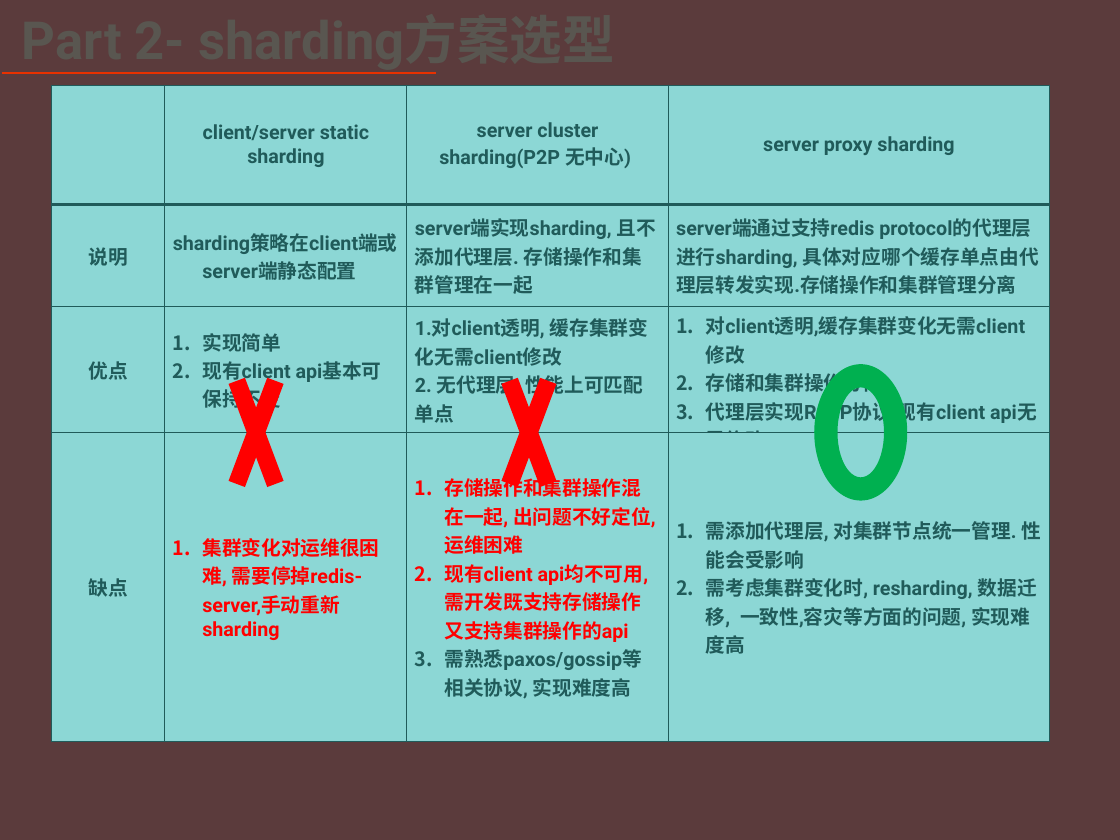
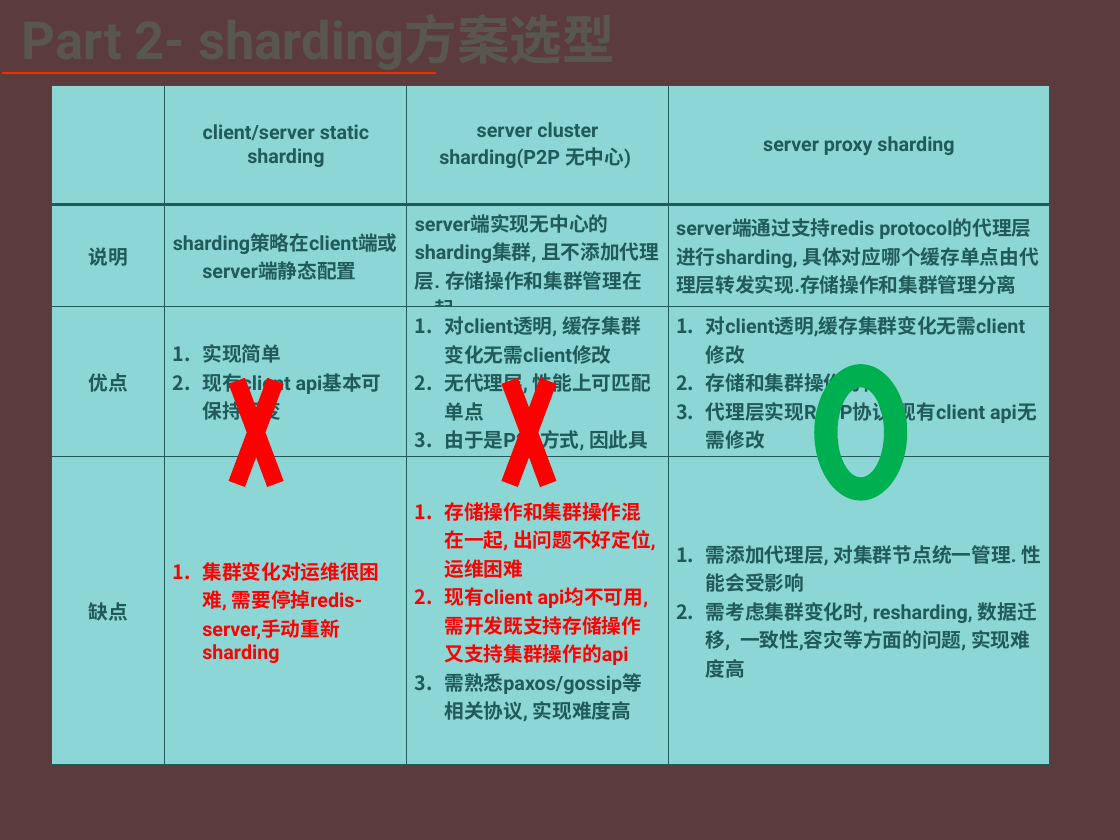
Before and after one commit to 18965050/-, a slide deck: slide 7 of 基于多数据库的分布式缓存系统方案设计.pptx. Drawn at 1120x840 pixels with LibreOffice and Linux fonts; fonts in the diff are those of the drawing; background and template pictures are left out. Boxes give left, top, right and bottom in pixels: in the first picture for what was removed or moved away, otherwise in the second. Text is boxed around its words. In the diff, an @@ line names an element or a change of style, - is before the commit and + after.

```diff
--- a/基于多数据库的分布式缓存系统方案设计.pptx
+++ b/基于多数据库的分布式缓存系统方案设计.pptx
@@ table at [51, 85, 1049, 765] @@
-row 2, column 3: server端实现sharding, 且不添加代理层. 存储操作和集群管理在一起
+row 2, column 3: server端实现无中心的sharding集群, 且不添加代理层. 存储操作和集群管理在一起
-row 3, column 3: 1.对client透明, 缓存集群变化无需client修改 / 2. 无代理层, 性能上可匹配单点
+row 3, column 3: 对client透明, 缓存集群变化无需client修改 / 无代理层, 性能上可匹配单点 / 由于是P2P方式, 因此具有很高的HA
```
Also in this commit, not shown: 19 other slides changed, 4 slides added, 1 slide removed, 5 other files.
